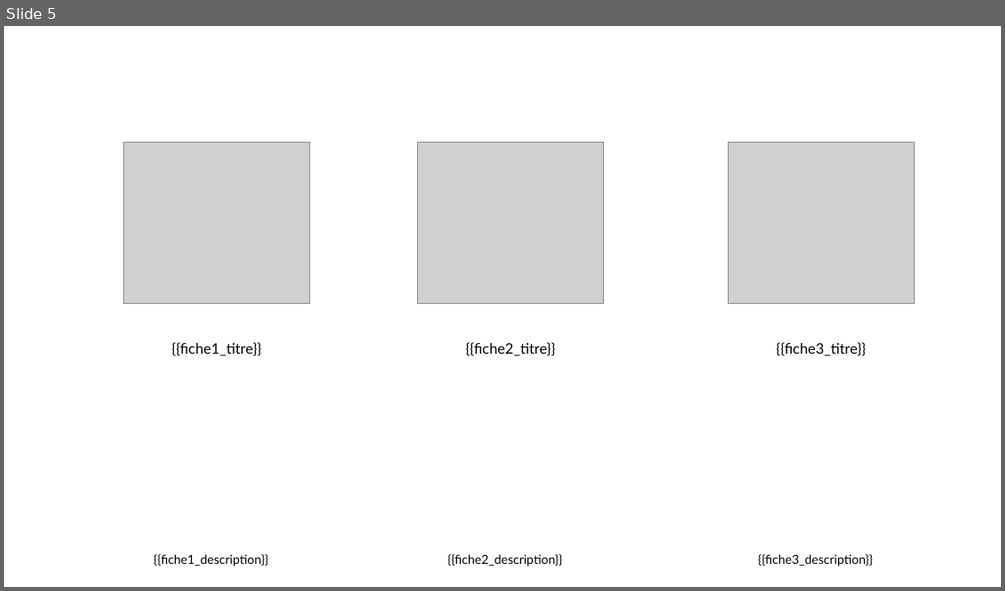
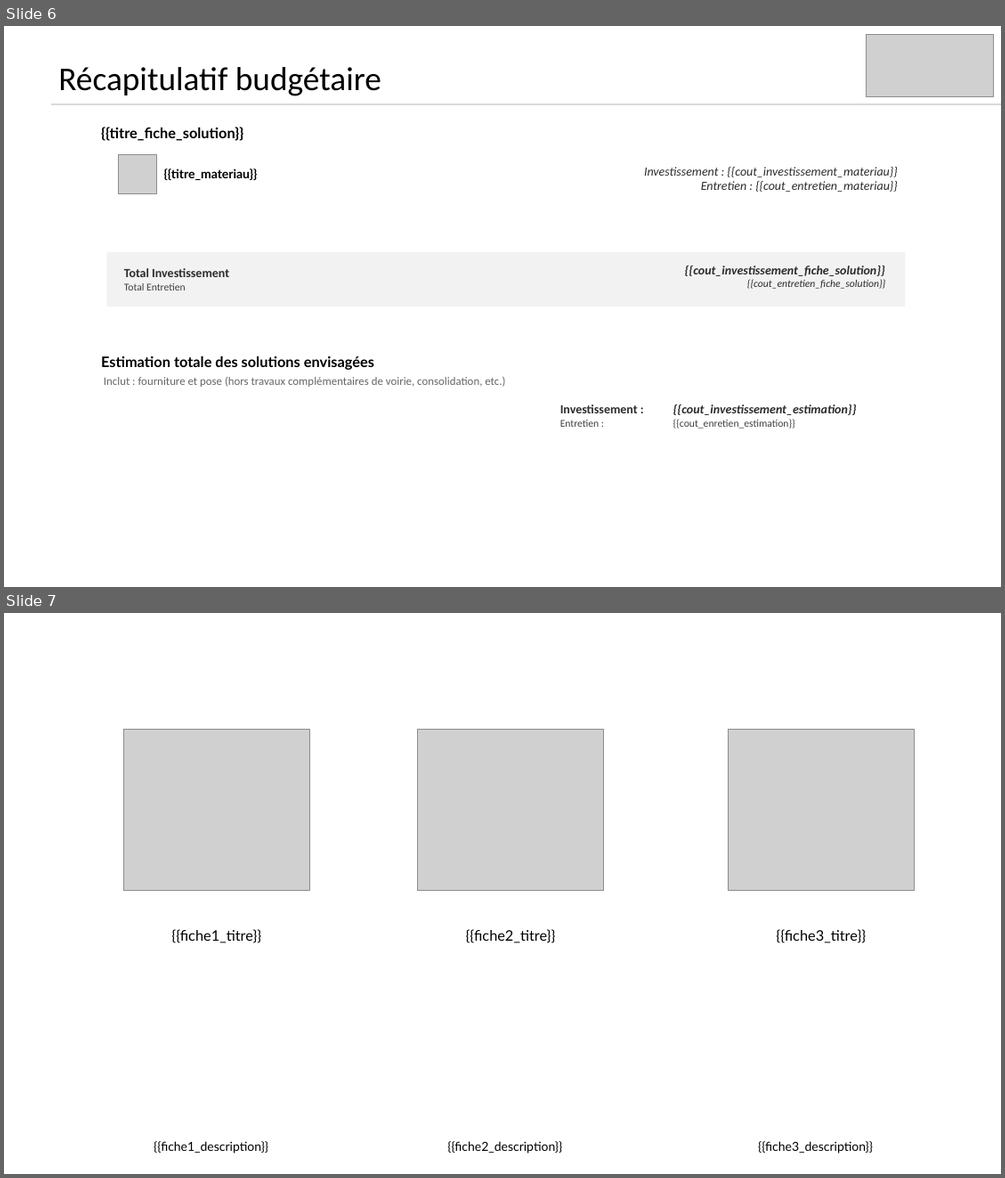
Before and after one commit to incubateur-ademe/plusfraichemaville-site, a slide deck: public/templates/template_synthese_projet.pptx. Shown one above the other, each under a label of ours: slide 5 before the commit, slides 6 and 7 after it. The pictures are 1005x591 and 1005x1178 pixels, drawn with LibreOffice and Linux fonts; fonts in the diff are those of the drawing; grey boxes stand for pictures. Boxes give left, top, right and bottom in pixels: in the first picture for what was removed or moved away, otherwise in the second. Text is boxed around its words. In the diff, an @@ line names an element or a change of style, - is before the commit and + after.

Commit message:
feat: slide estimation

```diff
--- a/public/templates/template_synthese_projet.pptx
+++ b/public/templates/template_synthese_projet.pptx
@@ slide 6 added at (4,26,1001,587), background #FFFFFF @@
@@ picture added at (866,34,994,96) @@
@@ picture added at (884,34,985,96) @@
@@ text added at (58,67,381,96), 32 pt, text #000000 @@
+Récapitulatif budgétaire
@@ line added from (51, 104) to (1001, 104), #D9D9D9 1.5 pt @@
@@ text added at (101,127,243,141), 14 pt, text #000000, bold @@
+{{titre_fiche_solution}}
@@ picture added at (119,155,156,193) @@
@@ text added at (164,168,258,180), 12 pt, text #000000, bold @@
+{{titre_materiau}}
@@ text added at (644,167,898,192), 12 pt, text #2C2C2C, italic @@
+Investissement : {{cout_investissement_materiau}}
+Entretien : {{cout_entretien_materiau}}
@@ rectangle added at (106,252,905,306), fill #F2F2F2 @@
@@ text added at (685,265,885,289), 12 pt, text #2C2C2C, bold, italic @@
+{{cout_investissement_fiche_solution}}
+{{cout_entretien_fiche_solution}}
@@ text added at (124,268,229,290), 12 pt, text #2C2C2C, bold @@
+Total Investissement
+Total Entretien
@@ text added at (101,356,505,386), 11 pt, text #666666 @@
+Estimation totale des solutions envisagées
+Inclut : fourniture et pose (hors travaux complémentaires de voirie, consolidation, etc.)
@@ text added at (560,404,638,426), 12 pt, text #2C2C2C, bold @@
+Investissement :
+Entretien :
@@ text added at (673,404,857,428), 12 pt, text #2C2C2C, bold, italic @@
+{{cout_investissement_estimation}}
+{{cout_enretien_estimation}}
@@ what was slide 5 is now slide 7 @@
```
Also in this commit, not shown: 1 slide changed, 1 other slide added, 6 other files.
